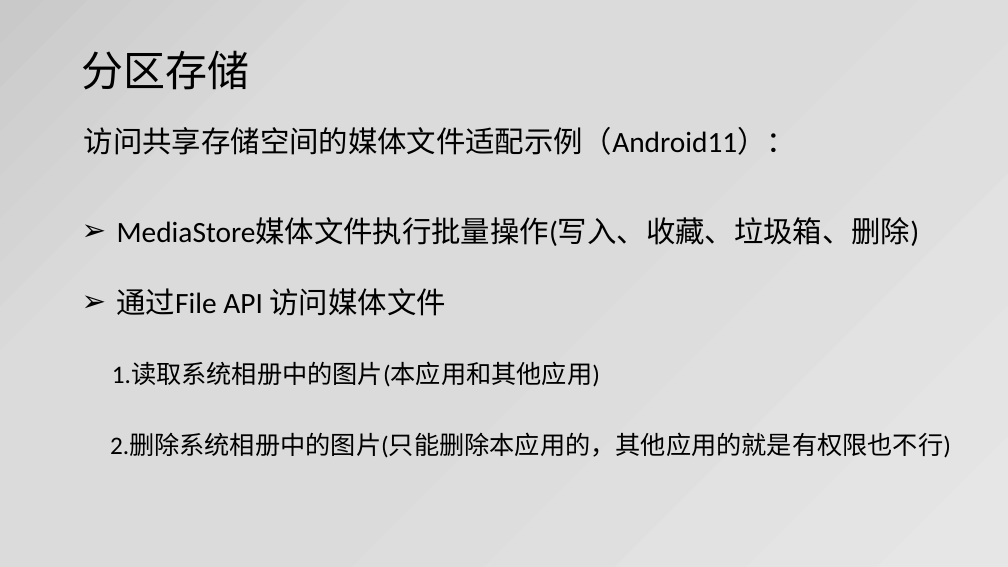
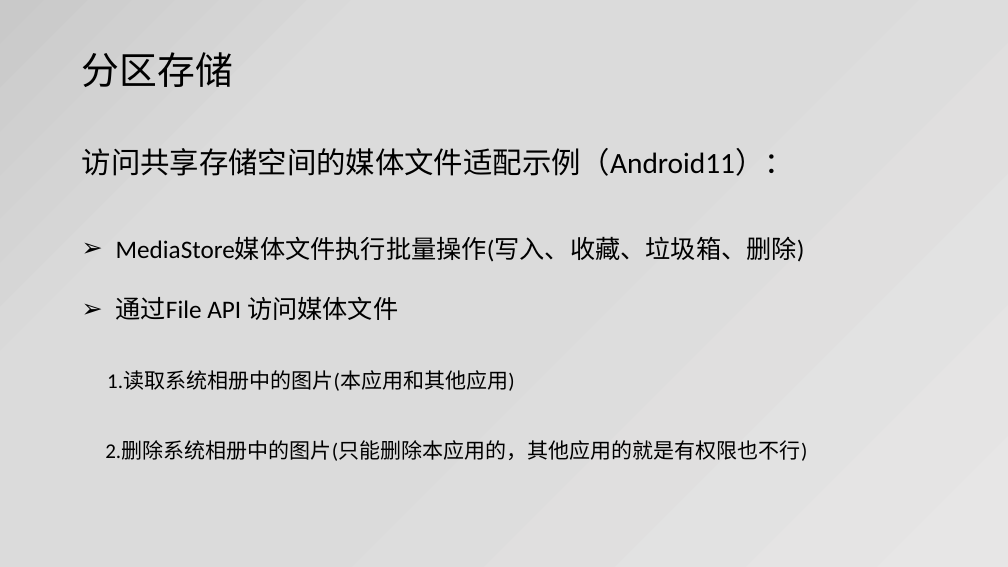
Before and after one commit to jianjunxiao/Adaptation, a slide deck: slide 12 of Android10、11适配.pptx. Drawn at 1008x567 pixels with LibreOffice and Linux fonts; fonts in the diff are those of the drawing. Boxes give left, top, right and bottom in pixels: in the first picture for what was removed or moved away, otherwise in the second. Text is boxed around its words. In the diff, an @@ line names an element or a change of style, - is before the commit and + after.

```diff
--- a/Android10、11适配.pptx
+++ b/Android10、11适配.pptx
@@ title "分区存储" at [82,52,233,87]: size 40 to 36 pt @@
@@ text "访问共享存储空间的媒体文件适配示例（Android11）：": place and size @@
-text "访问共享存储空间的媒体文件适配示例（Android11）：" at [84,127,796,155]
+text "访问共享存储空间的媒体文件适配示例（Android11）：" at [82,148,794,176]
@@ text "MediaStore媒体文件执行批量操作(写入、收藏、垃圾箱、删除)": place and size @@
-text "MediaStore媒体文件执行批量操作(写入、收藏、垃圾箱、删除)" at [110,217,951,458]
+text "MediaStore媒体文件执行批量操作(写入、收藏、垃圾箱、删除)" at [105,237,807,461]
@@ text "MediaStore媒体文件执行批量操作(写入、收藏、垃圾箱、删除)" at [105,237,807,461]: size 28 to 24 pt in "MediaStore媒体文件执行批量操作(写入、收藏、垃圾箱、删除)", "通过File API 访问媒体文件"; size 24 to 20 pt in "1.读取系统相册中的图片(本应用和其他应用)", "2.删除系统相册中的图片(只能删除本应用的，其他应用的就是有权限也不行)" @@
```
Also in this commit, not shown: 25 other slides changed, 4 slides added, 7 other files.
